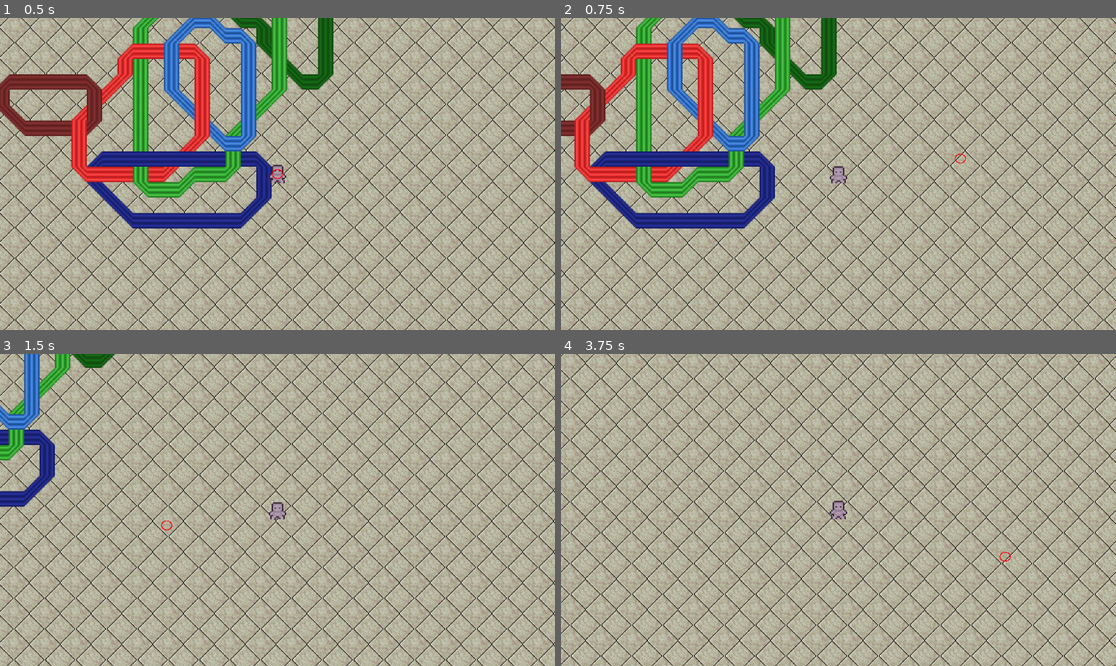
Above: before the commit, frames 1-4 (two rows, left to right).
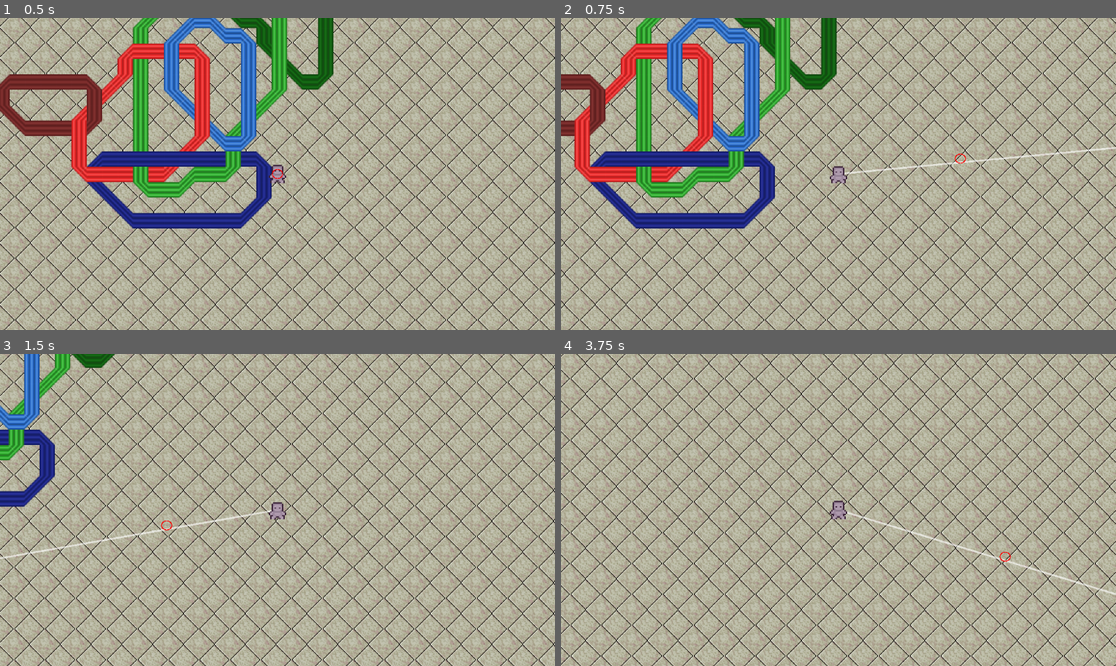
Above: after the commit, the same moments.

Repository: Collisteru/bytelux
Game: Godot game, scene res://test_map.tscn
Two runs of this game, one before a commit and one after it. Both use one fixed random seed, a clock stepped at 60 frames per second and the inputs below.
Inputs (mouse positions are in pixels of both pictures, inside the frame that each line leads up to):
- Up to frame 1 (0.5 s): no input
- Up to frame 2 (0.75 s): tap Enter at 0.5 s; move the mouse to (960, 158) at 0.52 s; hold Right (ui_right) from 0.53 s (still down); tap 1 at 0.6 s; click (960, 158) at 0.67 s
- Up to frame 3 (1.5 s): move the mouse to (166, 525) at 1.27 s; release Right (ui_right) at 1.28 s; hold Down (ui_down) from 1.28 s (still down); tap 2 at 1.35 s; click (166, 525) at 1.42 s
- Up to frame 4 (3.75 s): move the mouse to (894, 441) at 2.02 s; release Down (ui_down) at 2.03 s; hold Right (ui_right) 2.03-2.78 s; tap 3 at 2.1 s; click (894, 441) at 2.17 s; move the mouse to (810, 572) at 2.77 s; hold Up (ui_up) 2.78-3.53 s; tap 1 at 2.85 s; click (810, 572) at 2.92 s; move the mouse to (1005, 556) at 3.52 s; hold Left (ui_left) from 3.53 s (still down); tap 2 at 3.6 s; click (1005, 556) at 3.67 s

Frame 1 is identical in both runs. In frame 2, 0.3% of the frame differs, in the area x 51-100%, y 41-51%; in frame 3, 0.3%; in frame 4, 0.3%, in the area x 51-100%, y 50-78%.

Commit message:
Made laser fade away

Diff:
--- a/entities/player_laser/player_laser.gd
+++ b/entities/player_laser/player_laser.gd
@@ -57,15 +57,23 @@
 
 	laser_line.visible = true  # Show the laser line
 
-
+	laser_line.modulate.a = 1.0;
 	laser_line.visible = true  # Show the laser line
 
 	fade()
 
 func fade():
-	# TODO: Make this fade rather than immediately disappearing
 
-	await get_tree().create_timer(0.05).timeout
+	# Total time for the laser to disappear in seconds
+	var fade_time = 0.1
+
+	var millisecond = 0.01
+
+	# Make the laser line fade otu
+	while (laser_line.modulate.a > 0.0):
+		await get_tree().create_timer(millisecond).timeout;
+		laser_line.modulate.a -= (millisecond/(fade_time));
+
 	laser_line.visible = false
 
 # Called every frame. 'delta' is the elapsed time since the previous frame.
